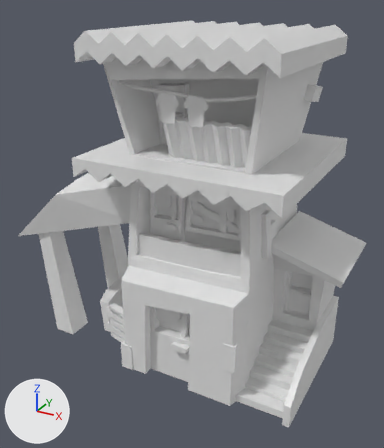
Renders of the Blender file Documentacao/ModelosCenário/Modelos3D/Modelos3D-Adao/fafelaPequena.blend from each side of a commit.
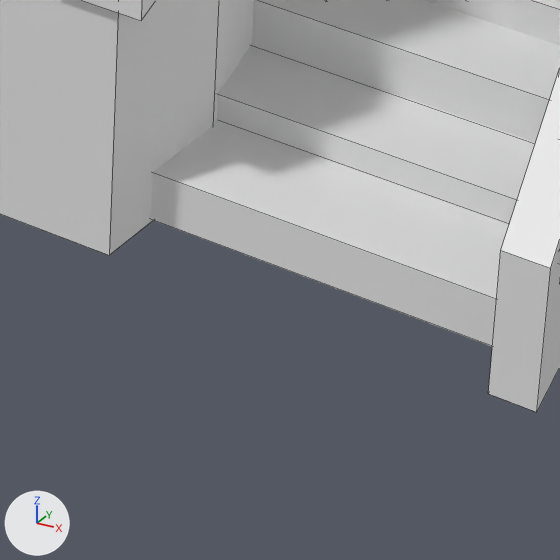
Old and new are each drawn whole from a 50 mm lens placed at (4.9, -10.08, 8.07), pointed at (-0.57, -0.14, 3.1) and again close up on the part from 56% to 76% of the width and 83% to 100% of the height. The axes (+X, +Y, +Z) are drawn at lower left. The lights are the same throughout. The close-ups show mesh edges as thin lines. Materials are left out; every surface is plain grey.

Objects in the first close-up: 'FAfelaEstuturaCasa'.
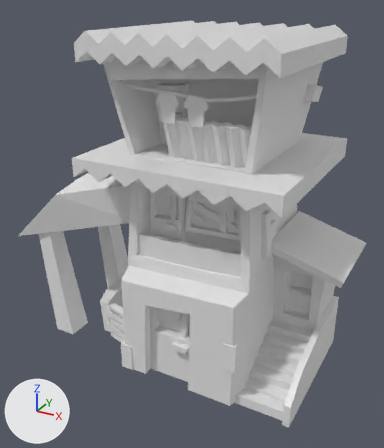
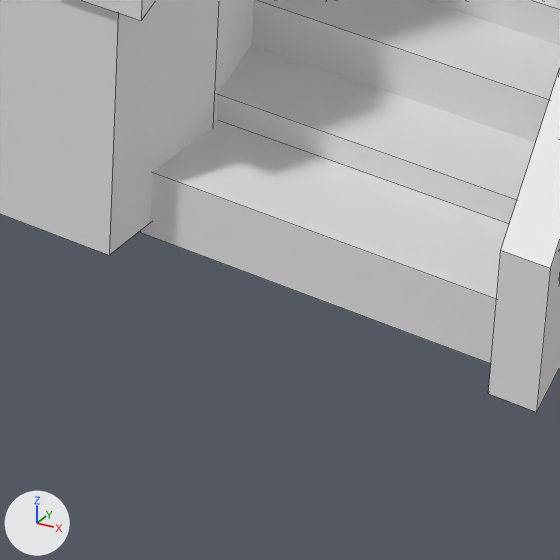
Where the newer file only moved an object's origin or applied its transform, the numbers keep the older frame.

What differs and where, as boxes [x1, y1, x2, y2] in the close-ups (560 x 560 px):
part 1 of me_estutura_casa, cut back: before [0, 0, 560, 346]; after [0, 0, 560, 364]

What changed in the scene script:
```text
Change me_estutura_casa:
    used by ob_fafelaestuturacasa; location = (0.0, 0.0, 0.0); rotation_euler = (0.0, 0.0, -1.571), in degrees (0, 0, -90)
    remove me_estutura_casa.from_pydata(...)  # 1424 vertices, 1210 faces; spans x -2.12..2.12, y -4.77..3.13, z -0.1..7.4
    add me_estutura_casa.from_pydata(...)  # 1418 vertices, 1183 faces; spans x -2.12..2.12, y -4.77..3.13, z -0.1..7.4
    me_estutura_casa part 1
    18 vertices are removed from x -1.47..1.92, y -1.47..1.47, z 0.06..2.37
    48 faces are deleted
    16 vertices in x -0.12..1.74, y 1.36..2.55, z -0.04..0.83 move by (0.0, 0.0, -0.06)
    12 new vertices lie (0.0, 0.0, -0.24) away from vertices in x -0.12..1.44, y 1.36, z 0.24..1.01
    21 new faces join them
```
